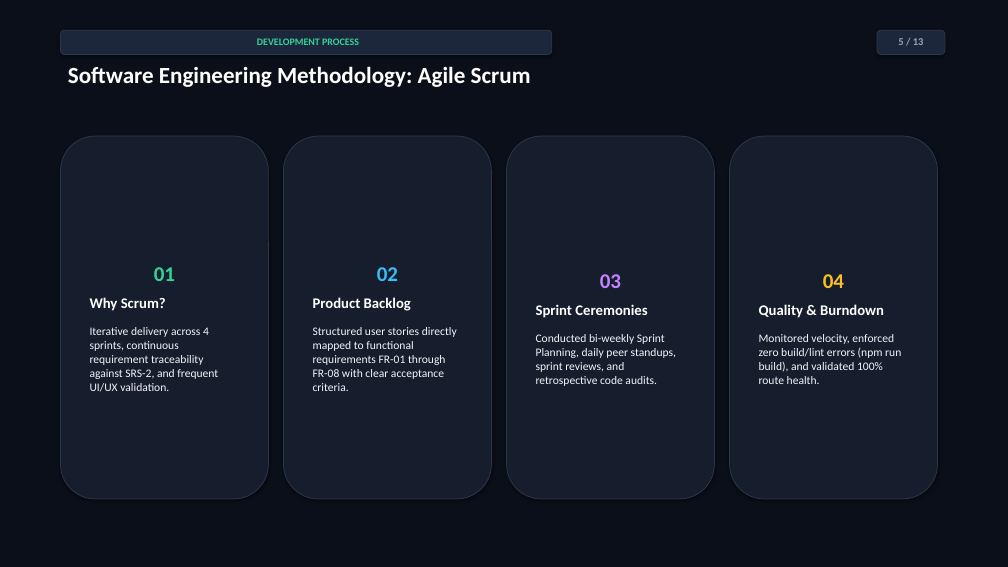
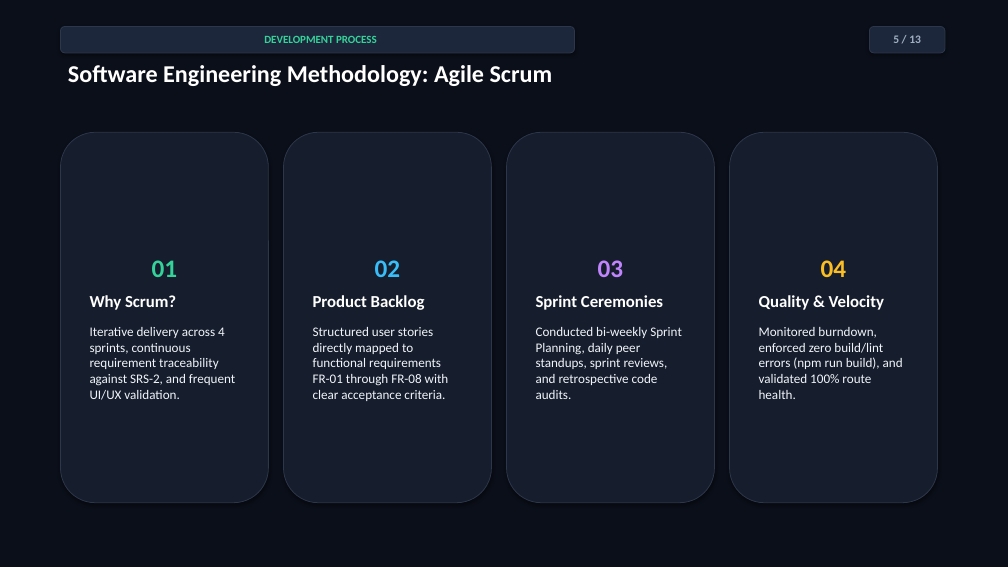
Before and after one commit to WarRinOP/operations-scheduling-platform, a slide deck: slide 5 of docs/presentation_slides.pptx. Drawn at 1008x567 pixels with LibreOffice and Linux fonts; fonts in the diff are those of the drawing. Boxes give left, top, right and bottom in pixels: in the first picture for what was removed or moved away, otherwise in the second. Text is boxed around its words. In the diff, an @@ line names an element or a change of style, - is before the commit and + after.

```diff
--- a/docs/presentation_slides.pptx
+++ b/docs/presentation_slides.pptx
@@ rounded rectangle "DEVELOPMENT PROCESS": place and size @@
-rounded rectangle "DEVELOPMENT PROCESS" at bbox=[60, 30, 552, 54]
+rounded rectangle "DEVELOPMENT PROCESS" at bbox=[60, 26, 575, 53]
@@ rounded rectangle "DEVELOPMENT PROCESS" at bbox=[60, 26, 575, 53]: size 9.5 to 10.5 pt @@
@@ rounded rectangle "5 / 13": place and size @@
-rounded rectangle "5 / 13" at bbox=[877, 30, 945, 54]
+rounded rectangle "5 / 13" at bbox=[870, 26, 945, 53]
@@ rounded rectangle "5 / 13" at bbox=[870, 26, 945, 53]: size 10 to 11 pt, text colour #94A3B8 to #A0AFC3 @@
@@ text "Software Engineering Methodology: Agile Scrum" at bbox=[68, 65, 553, 86]: size 22 to 23 pt @@
@@ rounded rectangle "01": place and size @@
-rounded rectangle "01" at bbox=[60, 136, 268, 499]
+rounded rectangle "01" at bbox=[60, 132, 268, 503]
@@ rounded rectangle "01" at bbox=[60, 132, 268, 503]: size 20 to 24 pt in "01"; size 14 to 16 pt in "Why Scrum?"; size 11 to 12.5 pt @@
@@ rounded rectangle "02": place and size @@
-rounded rectangle "02" at bbox=[284, 136, 492, 499]
+rounded rectangle "02" at bbox=[284, 132, 492, 503]
@@ rounded rectangle "02" at bbox=[284, 132, 492, 503]: size 20 to 24 pt in "02"; size 14 to 16 pt in "Product Backlog"; size 11 to 12.5 pt in "Structured user stories directly mapped to functional ..." @@
@@ rounded rectangle "03": place and size @@
-rounded rectangle "03" at bbox=[507, 136, 715, 499]
+rounded rectangle "03" at bbox=[507, 132, 715, 503]
@@ rounded rectangle "03" at bbox=[507, 132, 715, 503]: size 20 to 24 pt in "03"; size 14 to 16 pt in "Sprint Ceremonies"; size 11 to 12.5 pt in "Conducted bi-weekly Sprint Planning, daily peer standups, ..." @@
@@ rounded rectangle "04": place and size @@
-rounded rectangle "04" at bbox=[730, 136, 938, 499]
+rounded rectangle "04" at bbox=[730, 132, 938, 503]
@@ text in rounded rectangle at bbox=[821, 260, 847, 277]: size 20 to 24 pt in "04" @@
@@ text in rounded rectangle at bbox=[759, 295, 903, 399]: text changed; size 11 to 12.5 pt @@
-Quality & Burndown
-Monitored velocity, enforced zero build/lint errors (npm run build), and validated 100% route health.
+Quality & Velocity
+Monitored burndown, enforced zero build/lint errors (npm run build), and validated 100% route health.
```
Also in this commit, not shown: 12 other slides changed, 1 other file.
